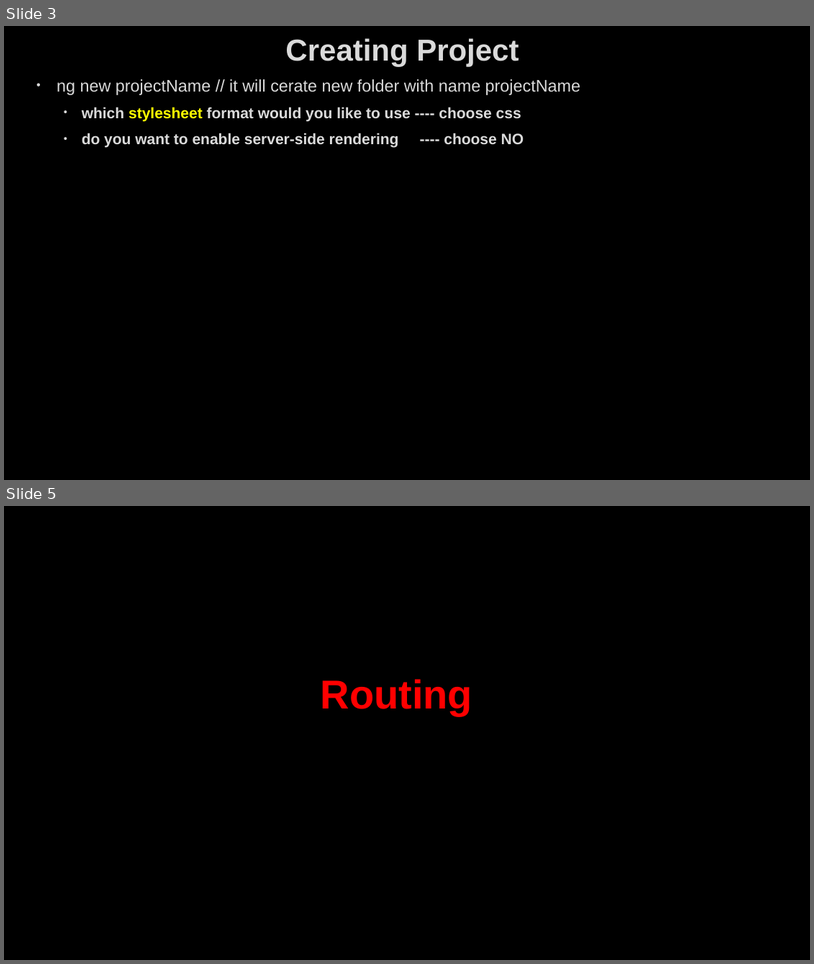
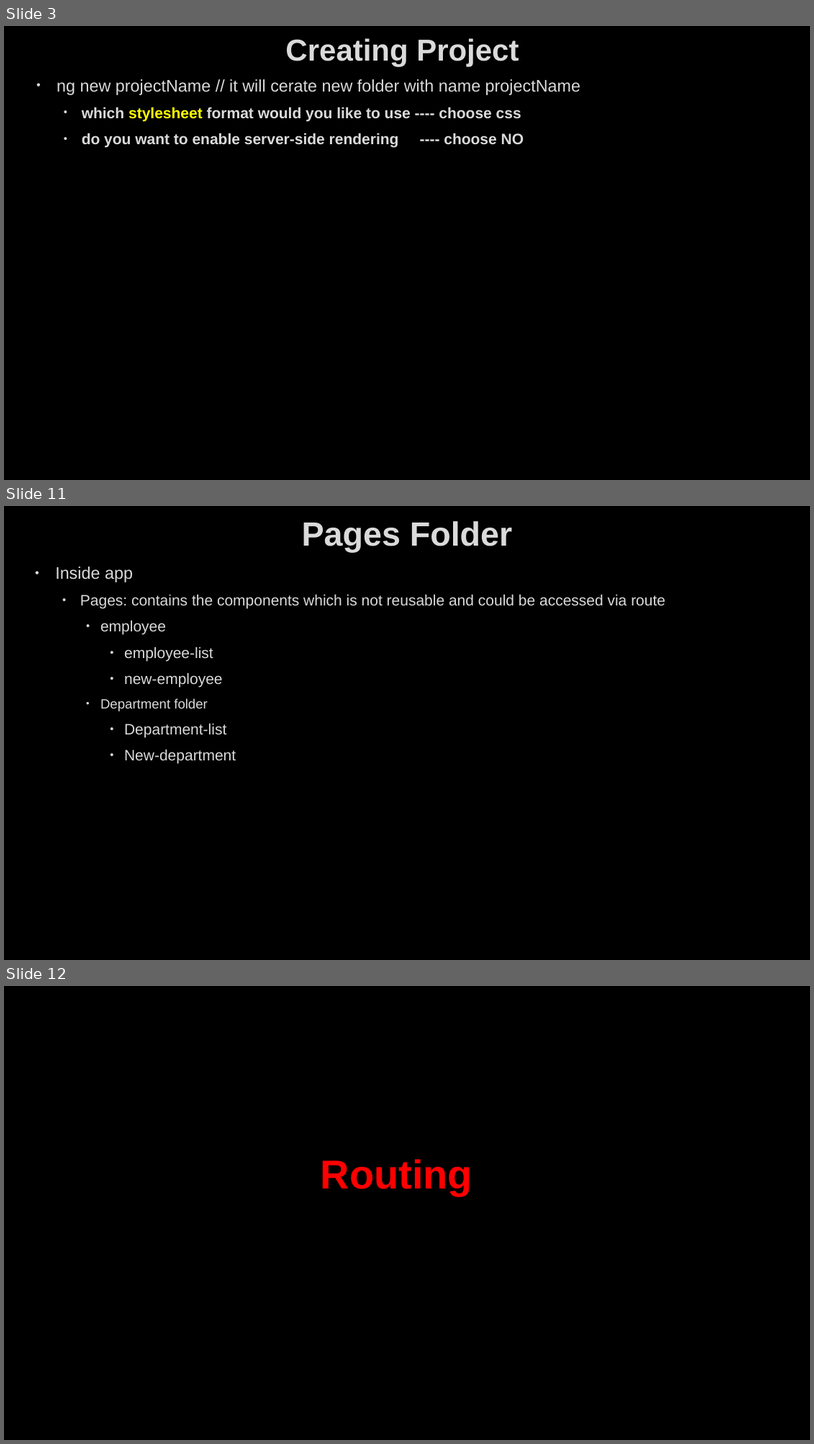
Before and after one commit to AhmedMohamedSamir1/Summary, a slide deck: Angular & type script/Angular.pptx. Shown one above the other, each under a label of ours: slides 3 and 5 before the commit, slides 3, 11 and 12 after it; the slides between them are not shown. The pictures are 814x964 and 814x1444 pixels, drawn with LibreOffice and Linux fonts; fonts in the diff are those of the drawing; background and template pictures are left out. Boxes give left, top, right and bottom in pixels: in the first picture for what was removed or moved away, otherwise in the second. Text is boxed around its words. In the diff, an @@ line names an element or a change of style, - is before the commit and + after.

```diff
--- a/Angular & type script/Angular.pptx
+++ b/Angular & type script/Angular.pptx
@@ slide 11 added at [4,506,810,960], background picture (left out) @@
@@ title added at [302,521,512,552], 40 pt, text #DADADA, bold @@
+Pages Folder
@@ text added at [55,566,666,764], 18 pt, text #DADADA @@
+• Inside app
+  • Pages: contains the components which is not reusable and could be accessed via route
+    • employee
+      • employee-list
+      • new-employee
+    • Department folder
+      • Department-list
+      • New-department
@@ what was slide 5 is now slide 12 @@
```
Also in this commit, not shown: 4 slides changed, 8 other slides added, 5 other files.
